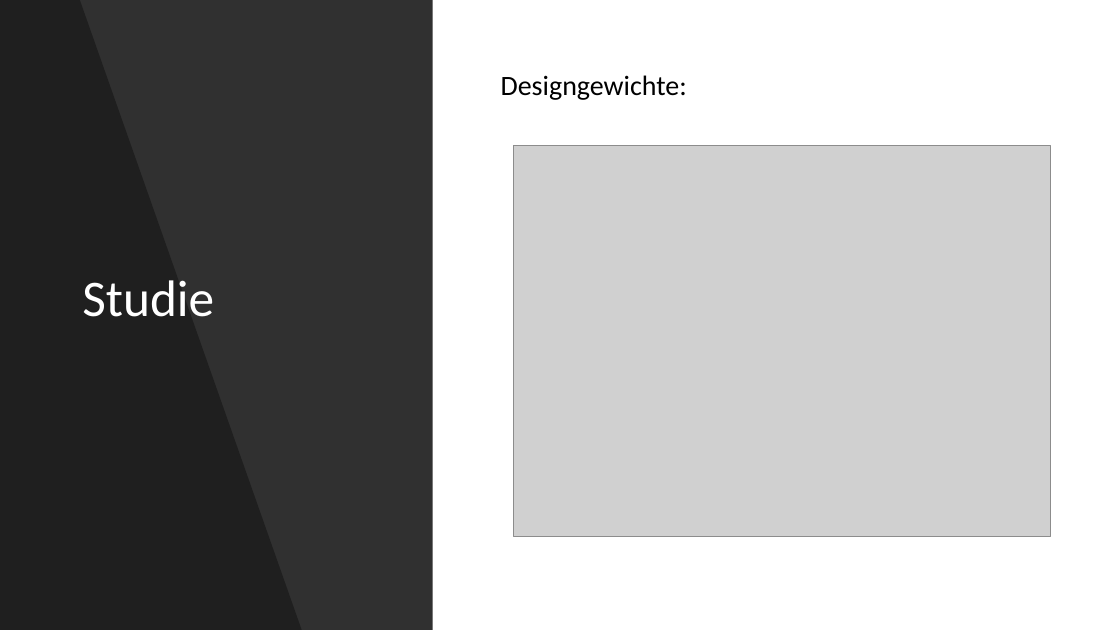
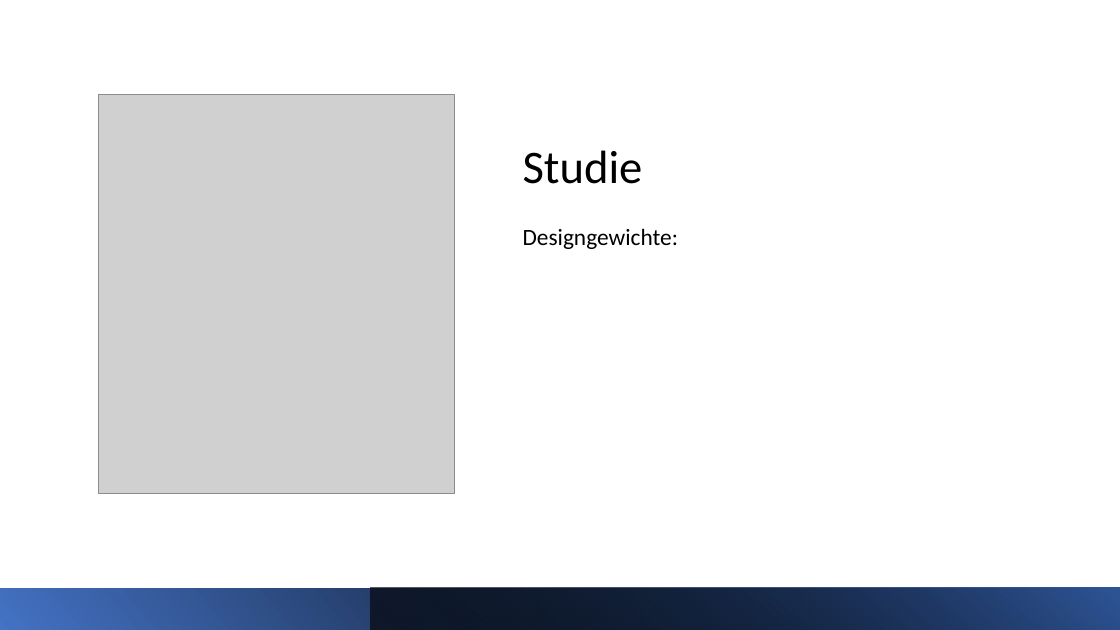
Before and after one commit to buehlpa/ChocolateMilkStudy, a slide deck: slide 12 of pp.pptx. Drawn at 1120x630 pixels with LibreOffice and Linux fonts; fonts in the diff are those of the drawing; grey boxes stand for pictures. Boxes give left, top, right and bottom in pixels: in the first picture for what was removed or moved away, otherwise in the second. Text is boxed around its words. In the diff, an @@ line names an element or a change of style, - is before the commit and + after.

```diff
--- a/pp.pptx
+++ b/pp.pptx
@@ rectangle removed at (0,0,433,630) @@
@@ freeform shape removed at (0,0,302,630) @@
@@ title "Studie": place and size @@
-title "Studie" at (82,280,214,317)
+title "Studie" at (523,150,643,184)
@@ title "Studie" at (523,150,643,184): size 44 to 40 pt, text colour #FFFFFF to #000000; vertical alignment middle to bottom @@
@@ picture: place and size @@
-picture at (513,145,1051,536)
+picture at (98,95,455,493)
@@ text "Designgewichte:": place and size @@
-text "Designgewichte:" at (501,75,687,100)
+text "Designgewichte:" at (523,228,679,249)
@@ text "Designgewichte:" at (523,228,679,249): size 24 to 20 pt @@
@@ rectangle added at (0,588,1120,630), fill gradient #4472C4 to #000000 @@
@@ rectangle added at (371,588,1120,630), fill gradient #000000 to #2F5597 @@
```
Also in this commit, not shown: 10 other slides changed, 2 slides added, 2 slides removed, 5 other files.
